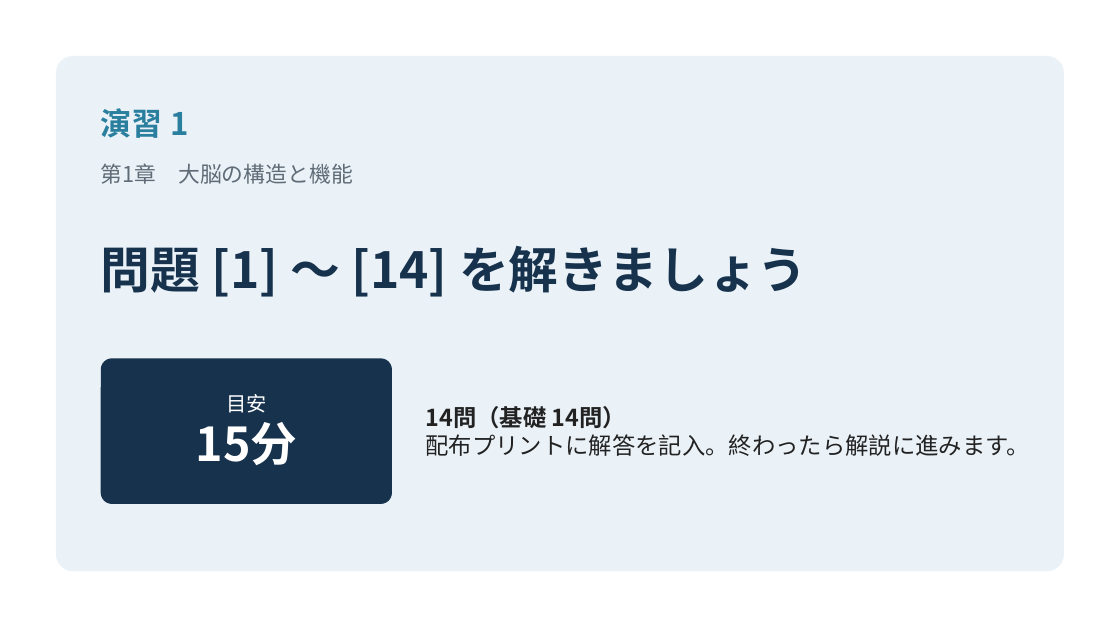
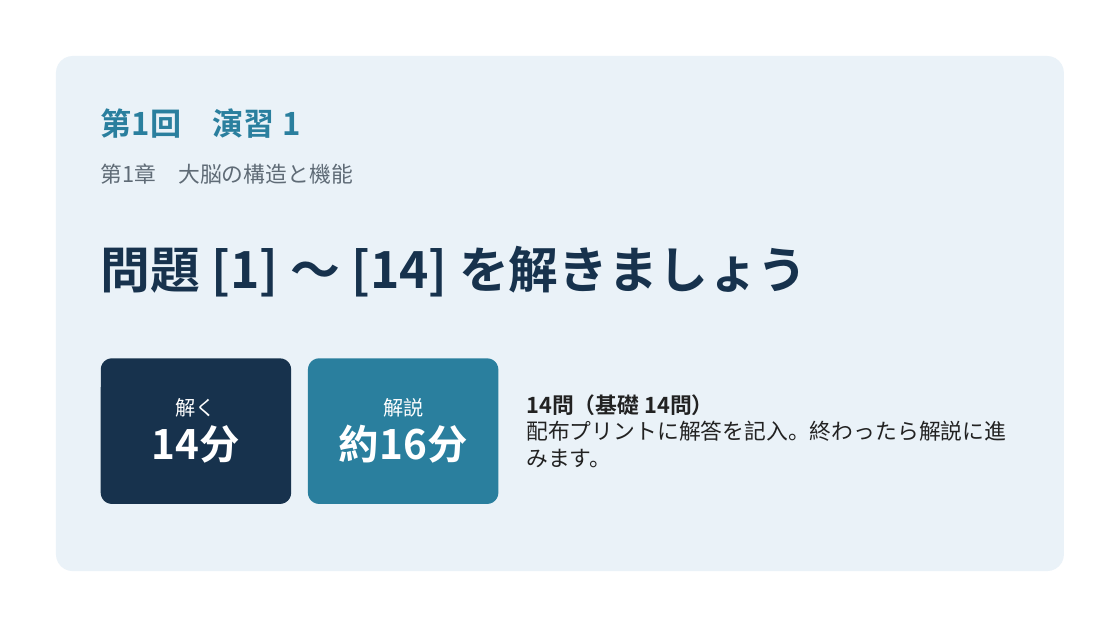
Before and after one commit to snowlife0211-pixel/bookish-fishstick, a slide deck: slide 5 of materials/神経系 総合演習_解説（統合版）.pptx (slide 4 before the commit). Drawn at 1120x630 pixels with LibreOffice and Linux fonts; fonts in the diff are those of the drawing. Boxes give left, top, right and bottom in pixels: in the first picture for what was removed or moved away, otherwise in the second. Text is boxed around its words. In the diff, an @@ line names an element or a change of style, - is before the commit and + after.

```diff
--- a/materials/神経系 総合演習_解説（統合版）.pptx
+++ b/materials/神経系 総合演習_解説（統合版）.pptx
@@ text at [101, 108, 300, 138]: text changed @@
-演習 1
+第1回 演習 1
@@ rounded rectangle: place and size @@
-rounded rectangle at [101, 358, 392, 504]
+rounded rectangle at [101, 358, 291, 504]
@@ rounded rectangle added at [308, 358, 498, 504], fill #2A7F9E @@
@@ text "14問（基礎 14問）": place and size @@
-text "14問（基礎 14問）" at [426, 406, 1030, 456]
+text "14問（基礎 14問）" at [526, 394, 1006, 468]
@@ text "14問（基礎 14問）" at [526, 394, 1006, 468]: size 15 to 14 pt @@
@@ text at [152, 398, 240, 463]: text changed; size 30 to 26 pt @@
-目安
-15分
+解く
+14分
@@ text added at [339, 398, 468, 463], 26 pt, text #FFFFFF, bold @@
+解説
+約16分
```
Also in this commit, not shown: 10 other slides changed, 3 slides added, 1 slide removed, 6 other files.
